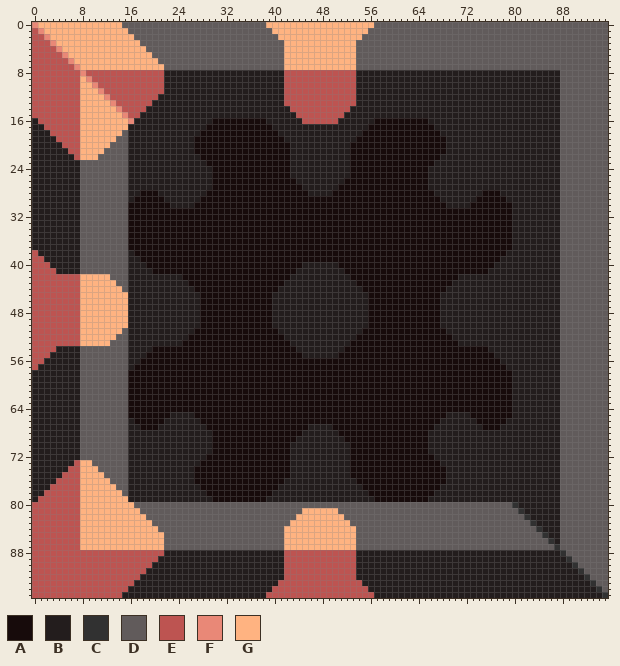
Edited in one commit: sprite sheet (sprites/blocks/units/Atomic-Fabricator.png). Above, as it was before the edit.
The file is 96x96 pixels.
Palette (. is transparent): A #170b0b  B #231d1d  C #313131  D #615b5b  E #bd5451  F #e98877  G #ffb381
Now the later version:
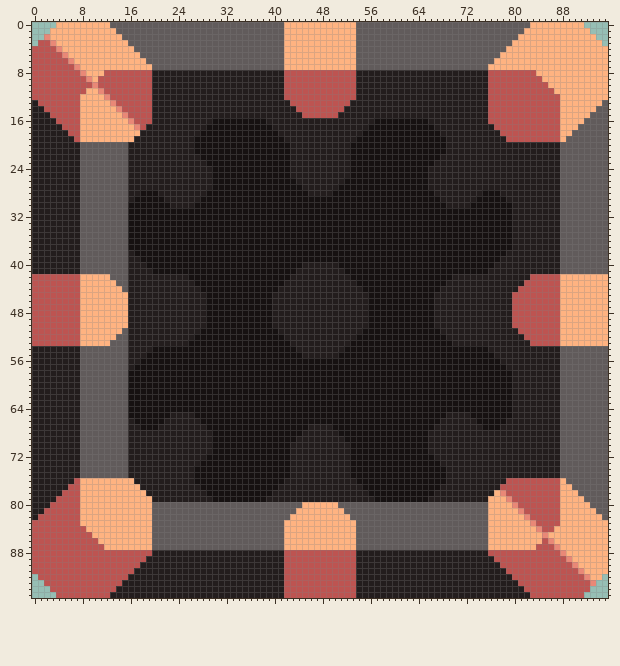
What changed:
colour A: #170b0b -> #161111
Changed rows in their new state; - is a pixel that keeps its letter.
first column x 0:
 0 ....---------DD------------------------DDD------------DDD--------------------------GGGGGGGGG....
 1 ...-----------DD------------------------DD------------DD--------------------------GGGGGGGGGGG...
 2 ..-------------DD------------------------D------------D--------------------------GGGGGGGGGGGGG..
 3 .---------------DD--------------------------------------------------------------GGGGGGGGGGGGGGG.
 4 -----------------DD------------------------------------------------------------GGGGGGGGGGGGGGGGG
 5 ------------------DD----------------------------------------------------------GGGGGGGGGGGGGGGGGG
 6 -------------------DD--------------------------------------------------------GGGGGGGGGGGGGGGGGGG
 7 --------------------DD------------------------------------------------------GGGGGGGGGGGGGGGGGGGG
 8 ---------GGG--------BB------------------------------------------------------EEEEEEEEGGGGGGGGGGGG
 9 --------E-G---------BB------------------------------------------------------EEEEEEEEEGGGGGGGGGGG
10 --------EE----------BB------------------------------------------------------EEEEEEEEEEGGGGGGGGGG
11 --------E-----------BB------------------------------------------------------EEEEEEEEEEEGGGGGGGGG
12 --------------------B-------------------------------------------------------EEEEEEEEEEEEGGGGGGGG
13 B-----------------------------------------B----------B----------------------EEEEEEEEEEEEGGGGGGG-
14 BB-----------------E-----------------------B--------B-----------------------EEEEEEEEEEEEGGGGGG--
15 BBB---------------EE------------------------B------B------------------------EEEEEEEEEEEEGGGGG---
16 -BBB-------------EEE-------------------------BBBBBB-------------------------EEEEEEEEEEEEGGGG----
17 --BBB-----------GFE----------------------------------------------------------EEEEEEEEEEEGGG-----
18 ---BBB---------GGG------------------------------------------------------------EEEEEEEEEEGG------
19 ----BBB-------GGG--------------------------------------------------------------EEEEEEEEEG-------
20 -----BBBDDDDD-----------------------------------------------------------------------------------
21 ------BBDDDD------------------------------------------------------------------------------------
22 -------BDDD-------------------------------------------------------------------------------------
first column x 0:
38 B-----------------------------------------------------------------------------------------------
39 BB----------------------------------------------------------------------------------------------
40 BBB---------------------------------------------------------------------------------------------
41 BBBB--------------------------------------------------------------------------------------------
42 -------------------------B--------------------------------------------B------------EEEEEGGGGGGGG
43 --------------------------B------------------------------------------B------------EEEEEEGGGGGGGG
44 ---------------------------B----------------------------------------B------------EEEEEEEGGGGGGGG
45 ----------------------------B--------------------------------------B------------EEEEEEEEGGGGGGGG
46 ----------------------------B--------------------------------------B------------EEEEEEEEGGGGGGGG
47 ----------------------------B--------------------------------------B------------EEEEEEEEGGGGGGGG
48 ----------------------------B--------------------------------------B------------EEEEEEEEGGGGGGGG
49 ----------------------------B--------------------------------------B------------EEEEEEEEGGGGGGGG
50 ----------------------------B--------------------------------------B------------EEEEEEEEGGGGGGGG
51 ---------------------------B----------------------------------------B------------EEEEEEEGGGGGGGG
52 --------------------------B------------------------------------------B------------EEEEEEGGGGGGGG
53 -------------------------B--------------------------------------------B------------EEEEEGGGGGGGG
54 BBBB--------------------------------------------------------------------------------------------
55 BBB---------------------------------------------------------------------------------------------
56 BB----------------------------------------------------------------------------------------------
57 B-----------------------------------------------------------------------------------------------
first column x 0:
73 -------BDD--------------------------------------------------------------------------------------
74 ------BBDDD-------------------------------------------------------------------------------------
75 -----BBBDDDD------------------------------------------------------------------------------------
76 ----BBB------GGGG--------------------------------------------------------------EEEEEEEEEG-------
77 ---BBB--------GGGG------------------------------------------------------------EEEEEEEEEEGG------
78 --BBB----------GGGG----------------------------------------------------------GFEEEEEEEEEGGG-----
79 -BBB------------GGGG--------------------------------------------------------GGGFEEEEEEEEGGGG----
80 BBB--------------GGG-------------------------GGGGGG-------------------------GGGGFEEEEEEEGGGGG---
81 BB----------------GG------------------------G------G------------------------GGGGGFEEEEEEGGGGGG--
82 B------------------G-----------------------G--------G-----------------------GGGGGGFEEEEEGGGGGGG-
83 ------------------------------------------G----------G----------------------GGGGGGGFEEEEGGGGGGGG
84 --------E-----------D-------------------------------------------------------GGGGGGGGFEEGGGGGGGGG
85 --------EE----------DD------------------------------------------------------GGGGGGGGGFGGGGGGGGGG
86 --------EEE---------DD------------------------------------------------------GGGGGGGGGEFGGGGGGGGG
87 --------EEEE--------DD------------------------------------------------------GGGGGGGGEEEFGGGGGGGG
88 --------------------BB------------------------------------------------------EEEEEEEEEEEEFGGGGGGG
89 -------------------BB--------------------------------------------------------EEEEEEEEEEEEFGGGGGG
90 ------------------BB----------------------------------------------------------EEEEEEEEEEEEFGGGGG
91 -----------------BB------------------------------------------------------------EEEEEEEEEEEEFGGGG
92 .---------------BB--------------------------------------------------------------EEEEEEEEEEEEFGG.
93 ..-------------BB------------------------B------------B--------------------------EEEEEEEEEEEEF..
94 ...-----------BB------------------------BB------------BB--------------------------EEEEEEEEEEE...
95 ....---------BB------------------------BBB------------BBB--------------------------EEEEEEEEE....
Pixel boxes of the changes (left, top, right, bottom) in both pictures:
changed: (32, 22, 608, 598)
